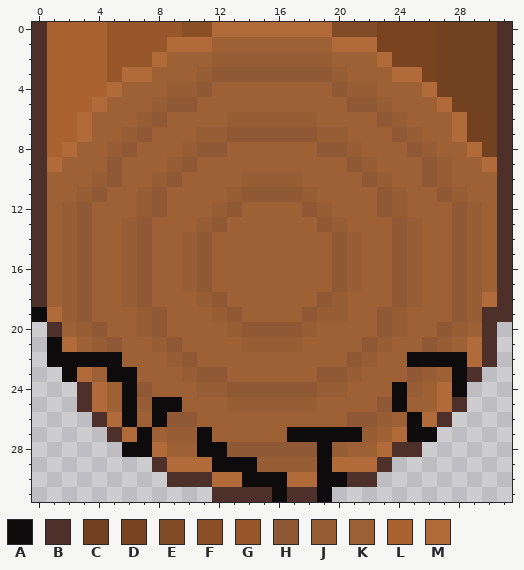
One commit to this pixel-art sprite: Assets/Animations/Logs/log_front2.png. The picture above was drawn from the file before the commit.
The file is 32x32 pixels.
Palette (. is transparent): A #0d0b0b  B #4e302a  C #714120  D #78431e  E #804c28  F #8b4f25  G #97572a  H #8e5934  J #975d35  K #9e6035  L #aa6230  M #b16b3b
Once edited:
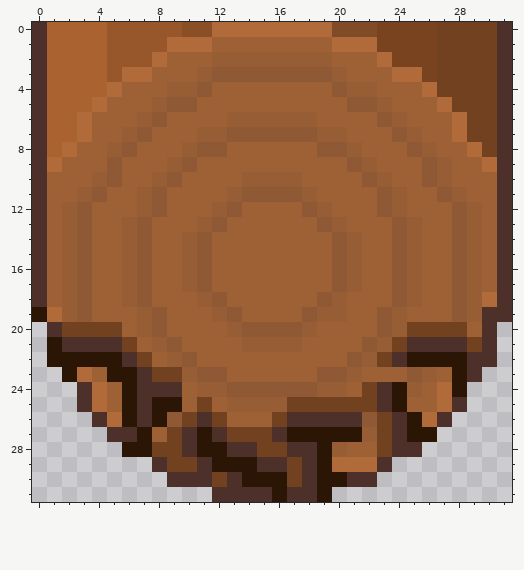
Author's note on the commit: Added drift to the bobber depending on the knots_speed and updated the log cracked images to make them more 3D
What changed:
Colour A changes from #0d0b0b to #2b1505.
Colour H gives way to colour B in row 21 at x 5 and 26; in row 24 at x 7; in row 25 at x 23; in row 26 at x 21; in row 28 at x 13 to 14 and 17 to 18.
Colour J gives way to colour B in row 21 at x 4 and 27; in row 25 at x 7; in row 27 at x 10; in row 29 at x 15 to 16 and 18.
Colour K gives way to colour B in row 21 at x 3, 25 and 28; in row 22 at x 6 and 24; in row 23 at x 7; in row 24 at x 8 to 9 and 23; in row 26 at x 7, 11, 17 to 20 and 24; in row 27 at x 12 and 16.
Colour K gives way to colour B in row 28 at x 10.
Colour M gives way to colour B in row 21 at x 2; in row 22 at x 29; in row 27 at x 6 and 24; in row 29 at x 11; in row 30 at x 13 and 18.
Colour H gives way to colour C in row 20 at x 4 and 27; in row 26 at x 10; in row 28 at x 15 to 16.
Colour J gives way to colour C in row 20 at x 3 and 28; in row 25 at x 17 to 18; in row 26 at x 23; in row 27 at x 9; in row 29 at x 17.
Colour K gives way to colour C in row 20 at x 2, 5 and 25 to 26; in row 21 at x 6 and 24; in row 22 at x 7 and 23; in row 23 at x 8 to 9; in row 24 at x 22; in row 25 at x 11 and 19 to 22.
Colour K gives way to colour C in row 26 at x 12 and 16; in row 27 at x 13 to 15 and 23; in row 28 at x 9.
Colour M gives way to colour C in row 21 at x 29; in row 28 at x 8 and 23; in row 29 at x 9 to 10; in row 30 at x 12 and 17.
Changed places in both pictures, as pixel boxes (x1, y1, x2, y2):
changed: (32, 307, 482, 502)
